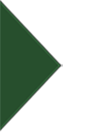
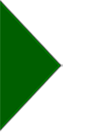
Two versions of the same layered image (96px x 132px). Layer-by-layer changes:
painted on "lock 1" over (0, 1, 61, 130)
